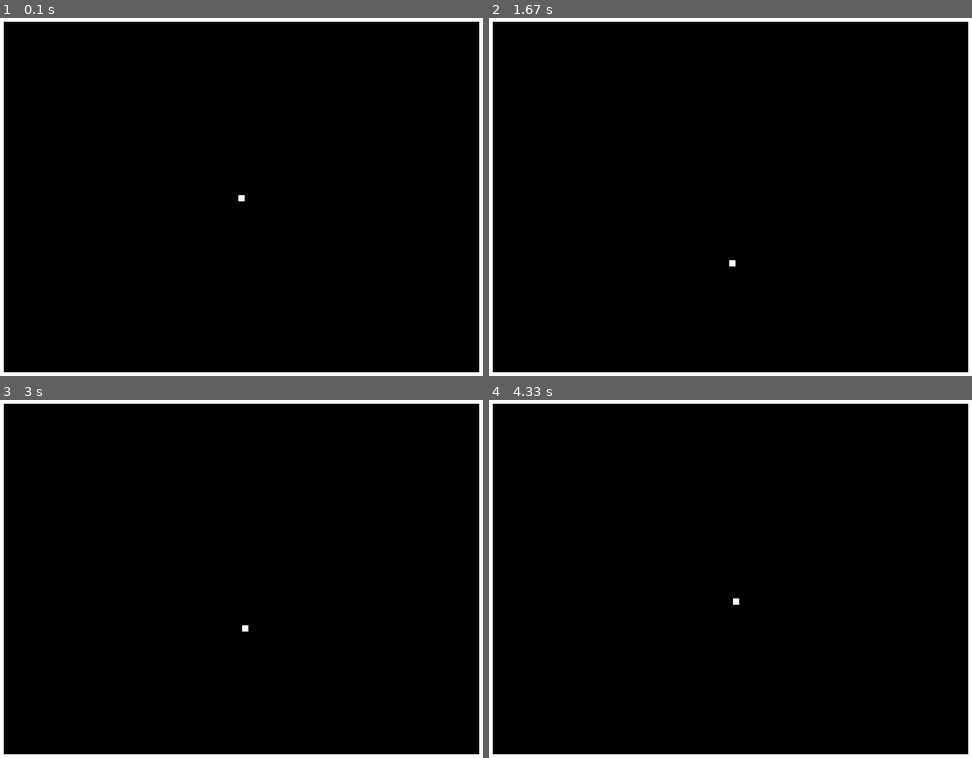
Above: before the commit, frames 1-4 (two rows, left to right).
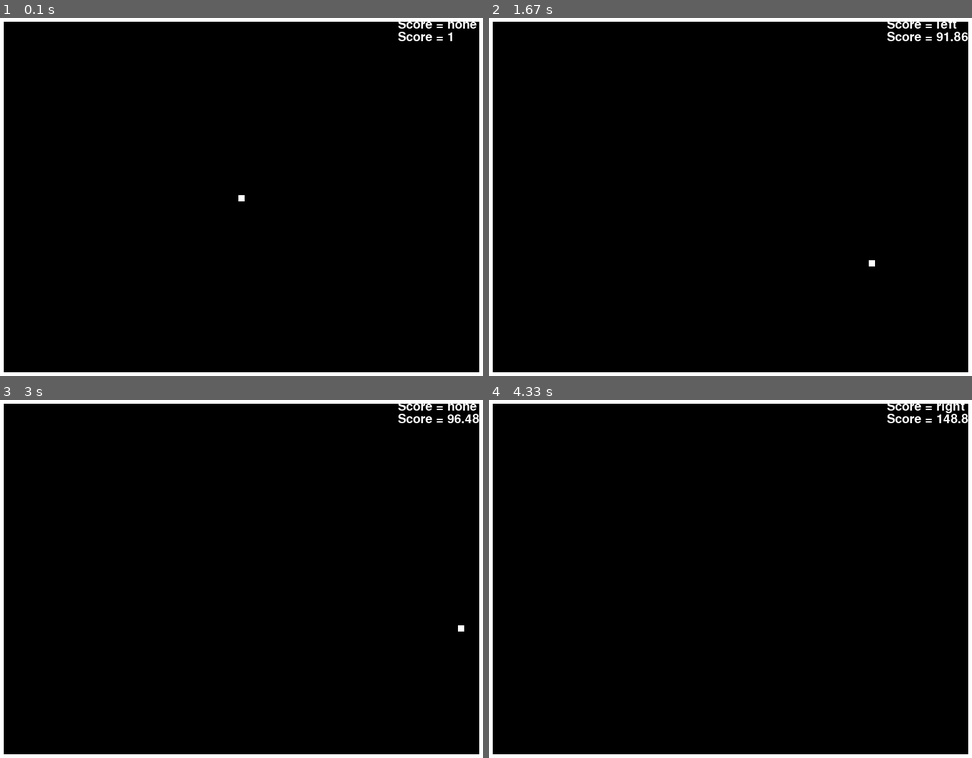
Above: after the commit, the same moments.

Repository: ChrAlbers/playing_with_pygame
Game: pygame game, started from test_ball_grav_move.py
Two runs of this game, one before a commit and one after it. Both use one fixed random seed, a clock stepped at 60 frames per second and the inputs below.
Inputs:
- Up to frame 1 (0.1 s): no input
- Up to frame 2 (1.67 s): hold Right 0.33-0.8 s; hold Right 0.83-1.3 s; hold Left from 1.33 s (still down)
- Up to frame 3 (3 s): release Left at 1.87 s; hold Left 1.9-2.3 s; hold Right 2.33-2.97 s
- Up to frame 4 (4.33 s): hold Left 3-3.47 s; hold Right 3.5-3.97 s; hold Right from 4 s (still down)

The runs differ from the first frame. In frame 1, 0.3% of the frame differs, in the area x 82-99%, y 1-7%; in frame 2, 0.4%; in frame 3, 0.4%, in the area x 50-100%, y 1-65%; in frame 4, 0.4%.

Commit message:
Added arrow key control to ball

Diff:
--- a/test_ball_grav_move.py
+++ b/test_ball_grav_move.py
@@ -28,6 +28,8 @@
 
 G = 100 # Gravitationskonstante
 DT = 1/FPS*SPEEDFAC
+BESCH_BALL = 77
+
 
 # BIS = BALL IN SPACE, x, y, und vx, vy, also alle Ball-Informationen in einem
 # Dictionary
@@ -36,16 +38,28 @@
        "vx": 1,
        "vy": 0}
 
+def displayScore(score, topleft):
+    resultSurf = BASICFONT.render("Score = %s" %(score), True, WHITE)
+    resultRect = resultSurf.get_rect()
+    resultRect.topleft = topleft
+    DISPLAYSURF.blit(resultSurf, resultRect)
+
 def main():
     pygame.init()
     global DISPLAYSURF
-    global G
+    global BASICFONT, BASICFONTSIZE
+
+    score = "A"
 
     FPSCLOCK = pygame.time.Clock()
     DISPLAYSURF = pygame.display.set_mode((WINDOWWIDTH, WINDOWHEIGHT))
     pygame.display.set_caption("GravPing")
 
+    BASICFONTSIZE = 20
+    BASICFONT = pygame.font.Font("freesansbold.ttf", BASICFONTSIZE)
+
     ball = pygame.Rect(round(BIS["x"]), round(BIS["y"]), LINETHICKNESS, LINETHICKNESS)
+    ball_acc = "none"
 
     lower_edge = (WINDOWHEIGHT - LINETHICKNESS) # y-Koordinate der unteren Linie
 
@@ -54,6 +68,16 @@
             if event.type == QUIT:
                 pygame.quit()
                 sys.exit()
+            elif event.type == pygame.KEYDOWN:
+                if event.key == pygame.K_LEFT:
+                    ball_acc = "left"
+                if event.key == pygame.K_RIGHT:
+                    ball_acc = "right"
+            elif event.type == pygame.KEYUP:
+                if event.key == pygame.K_LEFT:
+                    ball_acc = "none"
+                if event.key == pygame.K_RIGHT:
+                    ball_acc = "none"
 
         DISPLAYSURF.fill((0, 0, 0))
         pygame.draw.rect(DISPLAYSURF, WHITE, ((0, 0),
@@ -74,18 +98,24 @@
         if pot_y > lower_edge:
             diff = lower_edge - (BIS["y"] + LINETHICKNESS)
             BIS["y"] = lower_edge - (BIS["vy"]*DT + LINETHICKNESS - diff)
-            # BIS["y"] = BIS["vy"]*DT - (BIS["y"] - lower_edge)
-            # BIS["y"] = lower_edge - LINETHICKNESS
             BIS["vy"] *= -1 # Bounce in y-Richtung
 
         else:
             BIS["y"] += BIS["vy"]*DT
 
 
+        if ball_acc == "left":
+            BIS["vx"] -= BESCH_BALL*DT
+        elif ball_acc == "right":
+            BIS["vx"] += BESCH_BALL*DT
+
         BIS["x"] += BIS["vx"]*DT
 
         ball.x = round(BIS["x"])
         ball.y = round(BIS["y"])
+
+        displayScore(ball_acc, (WINDOWWIDTH - 150, 15))
+        displayScore(str(round(BIS["vx"], 3)), (WINDOWWIDTH - 150, 35))
 
         pygame.display.update()
         FPSCLOCK.tick(FPS)
Not shown, changed: README.md
